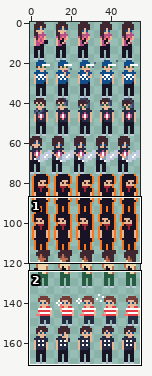
Sprite sheet -- res/npc.png. Above, an overview of the earlier version with the close-up marked.
Close-up. Earlier state:
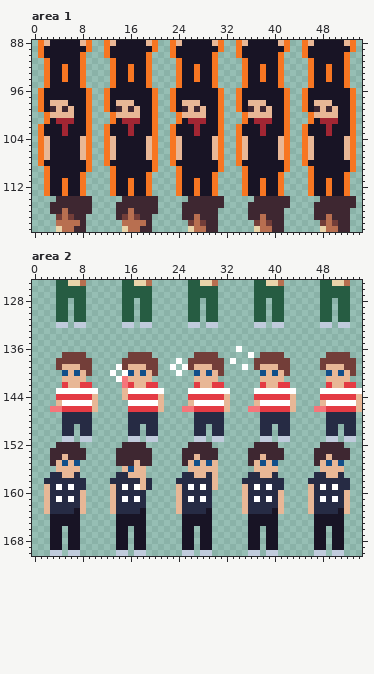
The file is 55x171 pixels. Pixels under 10% opacity are left out. Shown: area 1: x 0..54, y 88..119; area 2: x 0..54, y 125..170. The commit also changed other parts of the picture, which this record leaves out.
Once edited:
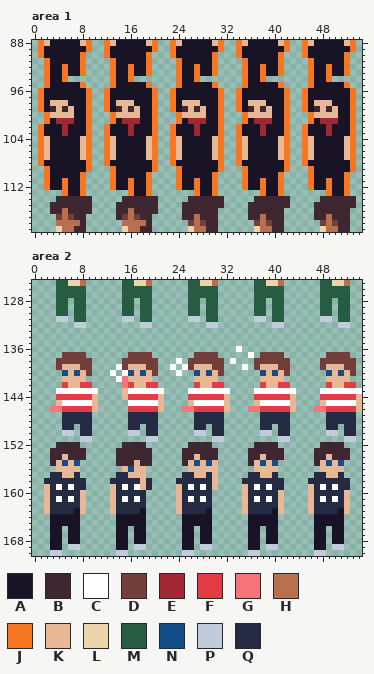
Palette (. is transparent): A #181425  B #3e2731  C #ffffff  D #733e39  E #a22633  F #e43b44  G #f6757a  H #b86f50  J #f77622  K #e8b796  L #ead4aa  M #265c42  N #124e89  P #c0cbdc  Q #262b44
The edit:
Area 1:
y 94: x 6..8 AAJ -> ...; x 17..19 AAJ -> ...; x 28..30 AAJ -> ...; x 39..41 AAJ -> ...; x 50..52 AAJ -> ...
y 113: x 2..4 JAA -> ...; x 13..15 JAA -> ...; x 24..26 JAA -> ...; x 35..37 JAA -> ...; x 46..48 JAA -> ...
Area 2:
y 131: x 4..5 MM -> PP; x 15..16 MM -> PP; x 26..27 MM -> PP; x 37..38 MM -> PP; x 48..49 MM -> PP
y 132: x 4..5 PP -> ..; x 15..16 PP -> ..; x 26..27 PP -> ..; x 37..38 PP -> ..; x 48..49 PP -> ..
y 150: x 5..6 QQ -> PP; x 16..17 QQ -> PP; x 27..28 QQ -> PP; x 38..39 QQ -> PP; x 49..50 QQ -> PP
y 151: x 5..6 PP -> ..; x 16..17 PP -> ..; x 27..28 PP -> ..; x 38..39 PP -> ..; x 49..50 PP -> ..
y 169: x 6..7 AA -> PP; x 17..18 AA -> PP; x 28..29 AA -> PP; x 39..40 AA -> PP; x 50..51 AA -> PP
y 170: x 6..7 PP -> ..; x 17..18 PP -> ..; x 28..29 PP -> ..; x 39..40 PP -> ..; x 50..51 PP -> ..
